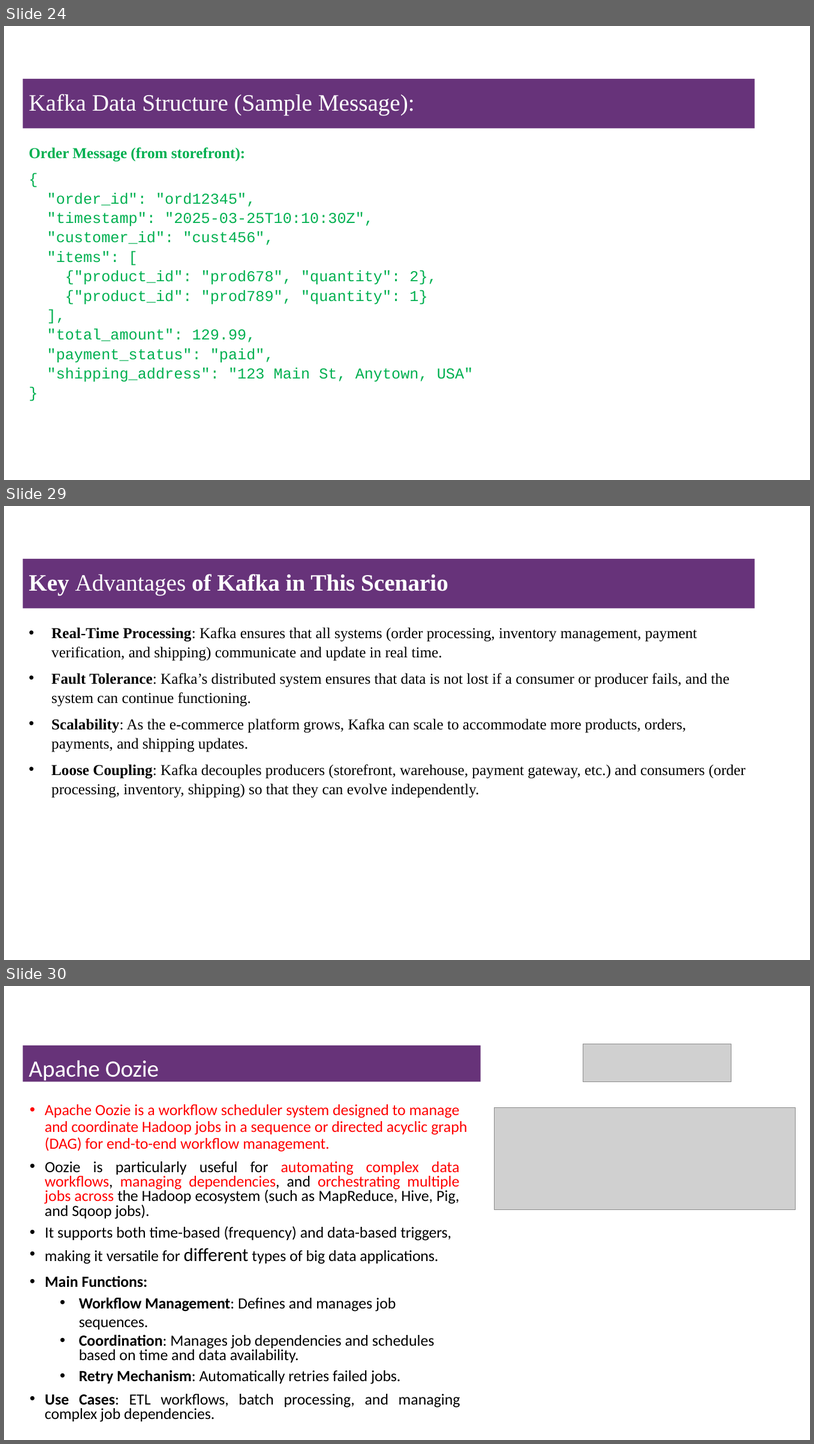
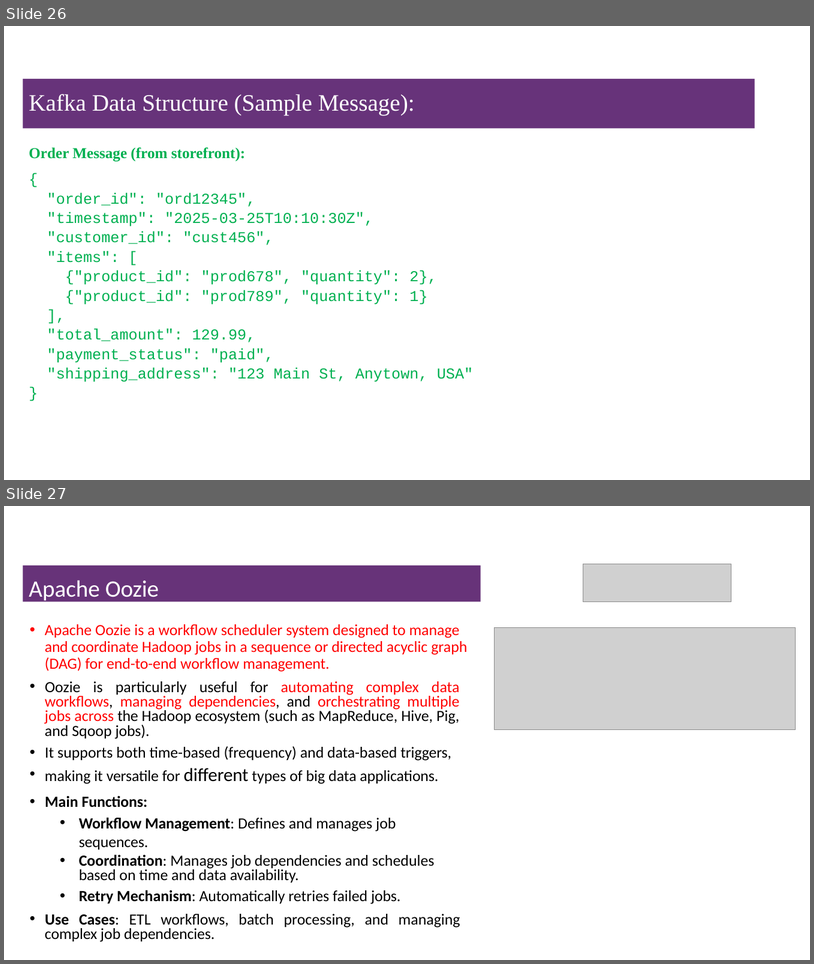
Before and after one commit to msfasha/307401-Big-Data, a slide deck: Lecture Notes/Section 2 - Introduction to Hadoop Eco System/2-Introduction to Hadoop Eco System.pptx. Shown one above the other, each under a label of ours: slides 24, 29 and 30 before the commit, slides 26 and 27 after it; the slides between them are not shown. The pictures are 814x1444 and 814x964 pixels, drawn with LibreOffice and Linux fonts; fonts in the diff are those of the drawing; grey boxes stand for pictures; background and template pictures are left out. Boxes give left, top, right and bottom in pixels: in the first picture for what was removed or moved away, otherwise in the second. Text is boxed around its words. In the diff, an @@ line names an element or a change of style, - is before the commit and + after.

Commit message:
some modifications to the kafka part

```diff
--- a/Lecture Notes/Section 2 - Introduction to Hadoop Eco System/2-Introduction to Hadoop Eco System.pptx
+++ b/Lecture Notes/Section 2 - Introduction to Hadoop Eco System/2-Introduction to Hadoop Eco System.pptx
@@ slide 29 removed at (4,506,810,960), background #FFFFFF @@
@@ title removed at (23,559,755,608) @@
-Key Advantages of Kafka in This Scenario
@@ text removed at (51,627,746,798) @@
-• Real-Time Processing: Kafka ensures that all systems (order processing, inventory management, payment verification, and shipping) communicate and update in real time.
-• Fault Tolerance: Kafka’s distributed system ensures that data is not lost if a consumer or producer fails, and the system can continue functioning.
-• Scalability: As the e-commerce platform grows, Kafka can scale to accommodate more products, orders, payments, and shipping updates.
-• Loose Coupling: Kafka decouples producers (storefront, warehouse, payment gateway, etc.) and consumers (order processing, inventory, shipping) so that they can evolve independently.
@@ what was slide 24 is now slide 26 @@
@@ what was slide 30 is now slide 27 @@
```
Also in this commit, not shown: 3 slides changed, 2 slides added, 4 other slides removed, 1 other file.
